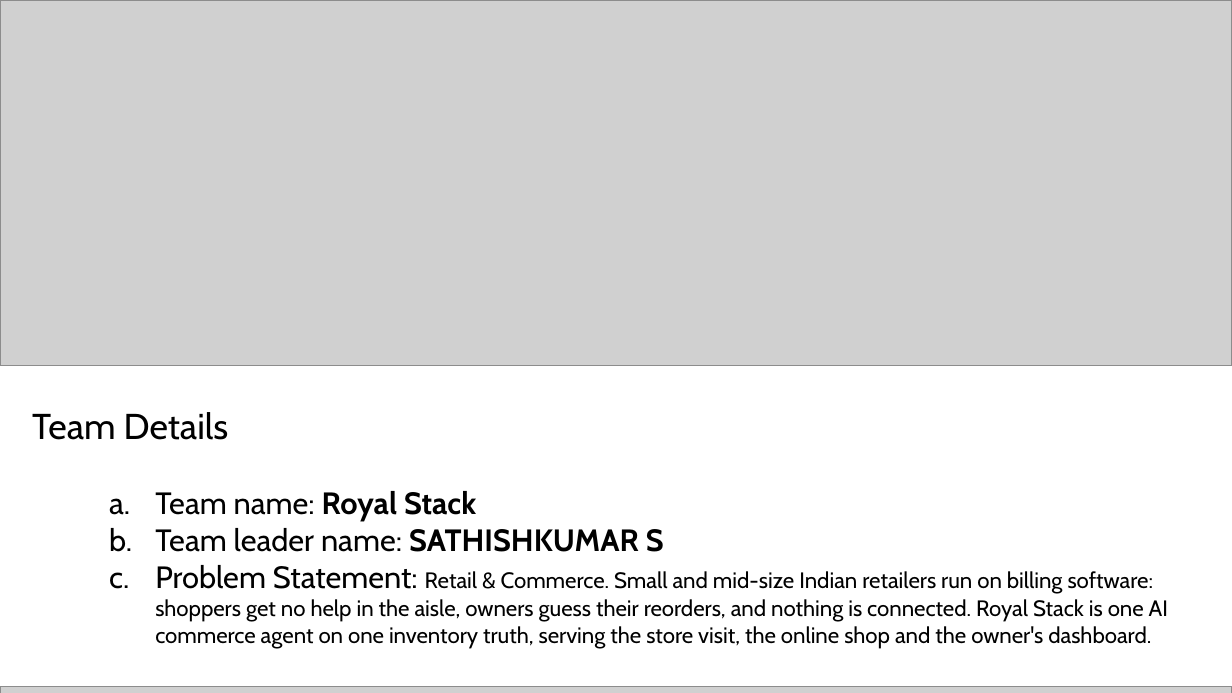
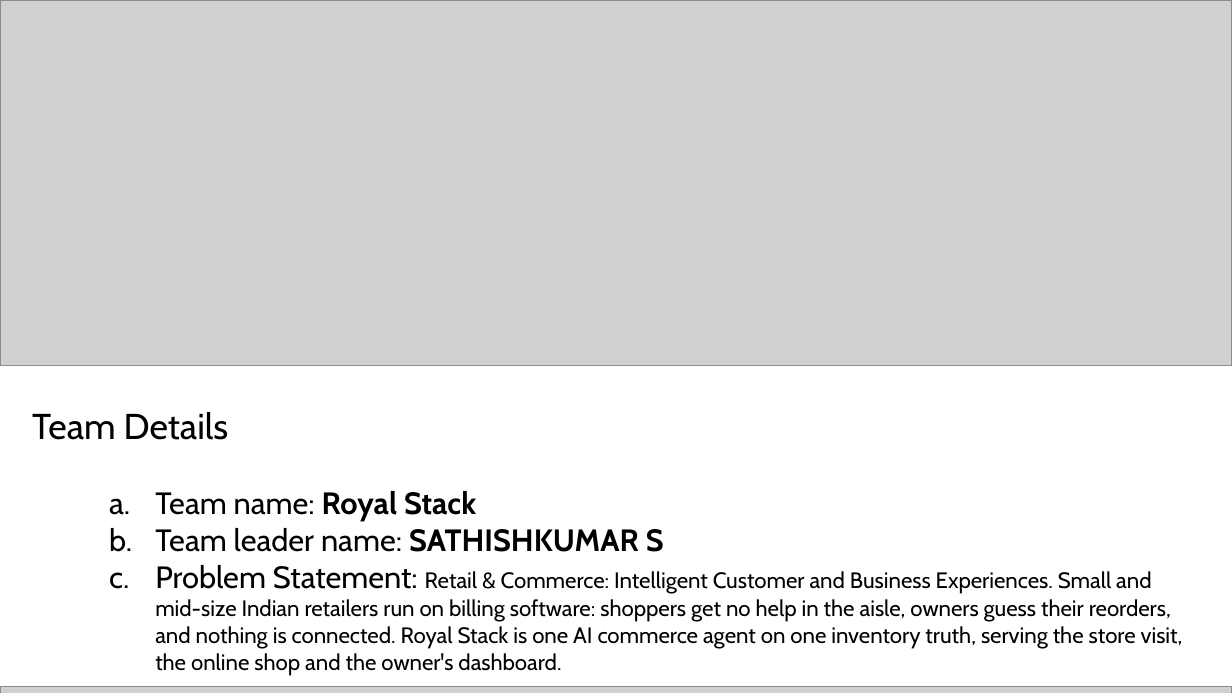
Before and after one commit to DSsathish/royalstack_aibuilderhackathon, a slide deck: slide 1 of Royal Stack | AI Builder Cup submission.pptx. Drawn at 1232x693 pixels with LibreOffice and Linux fonts; fonts in the diff are those of the drawing; grey boxes stand for pictures. Boxes give left, top, right and bottom in pixels: in the first picture for what was removed or moved away, otherwise in the second. Text is boxed around its words. In the diff, an @@ line names an element or a change of style, - is before the commit and + after.

```diff
--- a/Royal Stack | AI Builder Cup submission.pptx
+++ b/Royal Stack | AI Builder Cup submission.pptx
@@ text at (x1=155, y1=565, x2=1183, y2=676): text changed @@
-  c. Problem Statement: Retail & Commerce. Small and mid-size Indian retailers run on billing software: shoppers get no help in the aisle, owners guess their reorders, and nothing is connected. Royal Stack is one AI commerce agent on one inventory truth, serving the store visit, the online shop and the owner's dashboard.
+  c. Problem Statement: Retail & Commerce: Intelligent Customer and Business Experiences. Small and mid-size Indian retailers run on billing software: shoppers get no help in the aisle, owners guess their reorders, and nothing is connected. Royal Stack is one AI commerce agent on one inventory truth, serving the store visit, the online shop and the owner's dashboard.
```
Also in this commit, not shown: 1 other slide changed, 1 other file.
